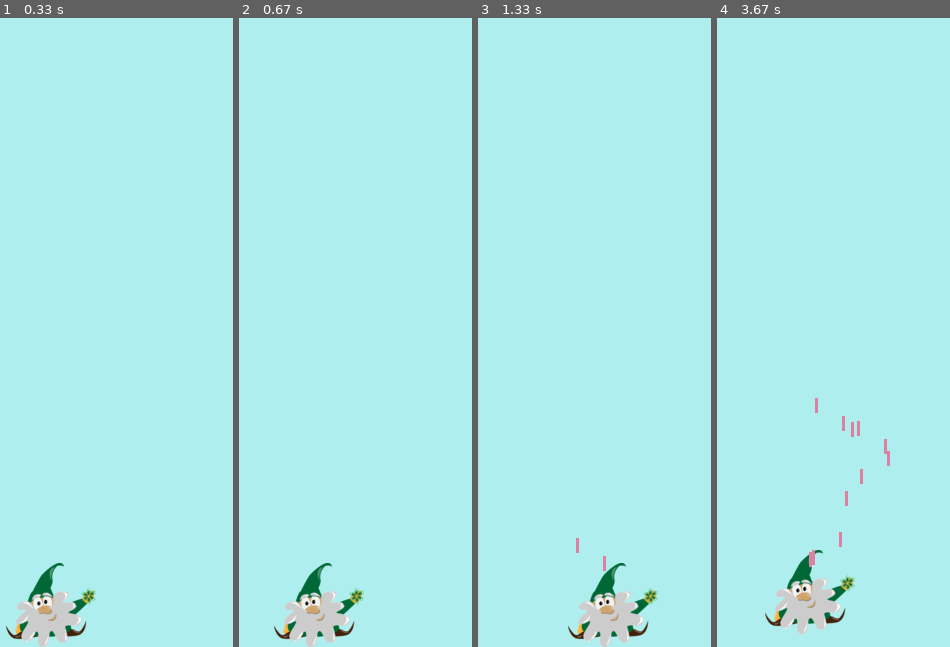
Above: before the commit, frames 1-4 (left to right).
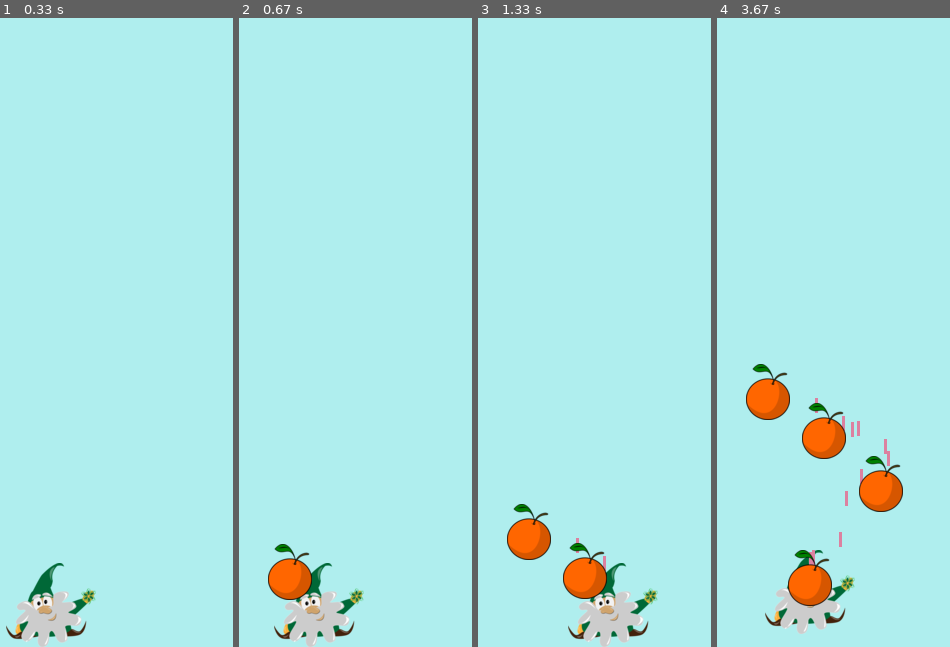
Above: after the commit, the same moments.

Repository: Russell-Shean/python_aliens
Game: pygame game, started from alien_invasion.py
Same seed, same stepped clock (60 frames per second), same inputs: the game is played once before the commit and once after it.
Inputs:
- Up to frame 1 (0.33 s): no input
- Up to frame 2 (0.67 s): hold F from 0.33 s (still down); hold Right from 0.33 s (still down)
- Up to frame 3 (1.33 s): release F at 0.8 s; release Right at 0.8 s; hold Right 0.83-1.3 s; tap Space at 0.9, 1.2 s; tap F at 0.98 s
- Up to frame 4 (3.67 s): hold Up 1.33-1.63 s; tap Space at 1.4, 1.73, 2.03, 2.23, 2.53, 2.8, 3.13, 3.43, 3.57 s; hold Right 1.67-2.13 s; hold Left 2.17-2.7 s; tap F at 2.32, 3.65 s; hold Down 2.73-3.03 s; hold Left 3.07-3.47 s; hold Up from 3.5 s (still down)

Frame 1 is identical in both runs. In frame 2, 1.1% of the frame differs, in the area x 12-32%, y 83-93%; in frame 3, 2.3%; in frame 4, 4.6%, in the area x 12-80%, y 55-94%.

Commit message:
delete old oranges

Diff:
--- a/alien_invasion.py
+++ b/alien_invasion.py
@@ -72,6 +72,15 @@
 			self.bullets.update()
 			self.oranges.update()
 
+			# get rid of old bullets and oranges
+			for bullet in self.bullets.copy():
+				if bullet.rect.bottom <= 0:
+					self.bullets.remove(bullet)
+
+			for orange in self.oranges.copy():
+				if orange.rect.bottom <= 0:
+					self.oranges.remove(orange)
+
 
 	def _check_events(self):
 		"""respond to key presses and mouse events"""
@@ -121,13 +130,13 @@
 			# Move ship down
 			self.ship.moving_down = True
 
-		elif event.key ==pygame.K_x:
+		elif event.key ==pygame.K_q:
 			sys.exit()
 
 		elif event.key == pygame.K_SPACE:
 			self._fire_bullet()
 
-		elif event.key == pygame.K_o:
+		elif event.key == pygame.K_f:
 			self._fire_orange()
 
 
